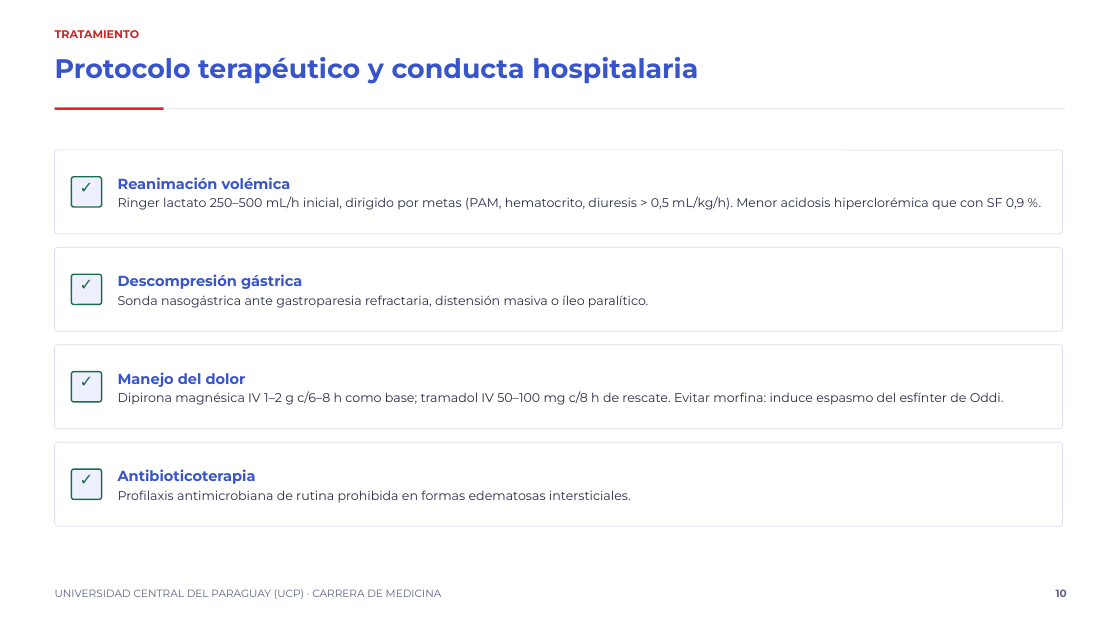
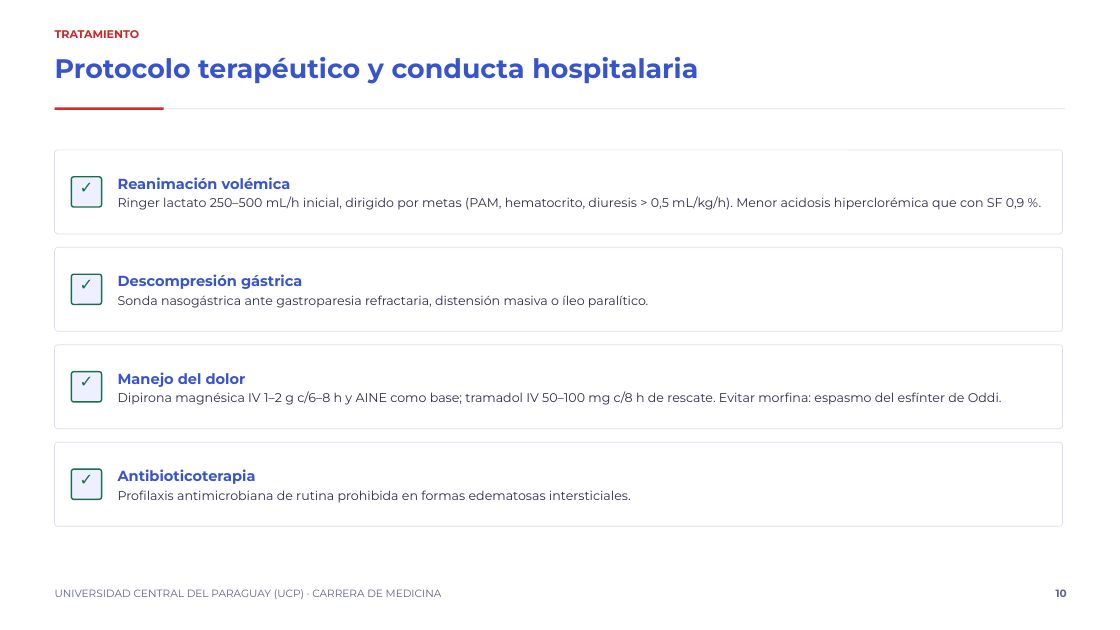
Before and after one commit to rpsin9096/slide-repo-v1, a slide deck: slide 10 of entregas-es/pancreatitis-biliar/Pancreatitis_biliar_12_diapositivas_es.pptx. Drawn at 1120x630 pixels with LibreOffice and Linux fonts; fonts in the diff are those of the drawing. Boxes give left, top, right and bottom in pixels: in the first picture for what was removed or moved away, otherwise in the second. Text is boxed around its words. In the diff, an @@ line names an element or a change of style, - is before the commit and + after.

Commit message:
Diap. 10: AINE como base analgésica junto a dipirona (según material fuente)
- Dosis de AINE no incluida en el material fuente; no se añade.
- PPTX reconstruido: 17 diapositivas, 0 violaciones de contraste.

```diff
--- a/entregas-es/pancreatitis-biliar/Pancreatitis_biliar_12_diapositivas_es.pptx
+++ b/entregas-es/pancreatitis-biliar/Pancreatitis_biliar_12_diapositivas_es.pptx
@@ text at [118,391,1002,405]: text changed @@
-Dipirona magnésica IV 1–2 g c/6–8 h como base; tramadol IV 50–100 mg c/8 h de rescate. Evitar morfina: induce espasmo del esfínter de Oddi.
+Dipirona magnésica IV 1–2 g c/6–8 h y AINE como base; tramadol IV 50–100 mg c/8 h de rescate. Evitar morfina: espasmo del esfínter de Oddi.
```
Also in this commit, not shown: 1 other file.
